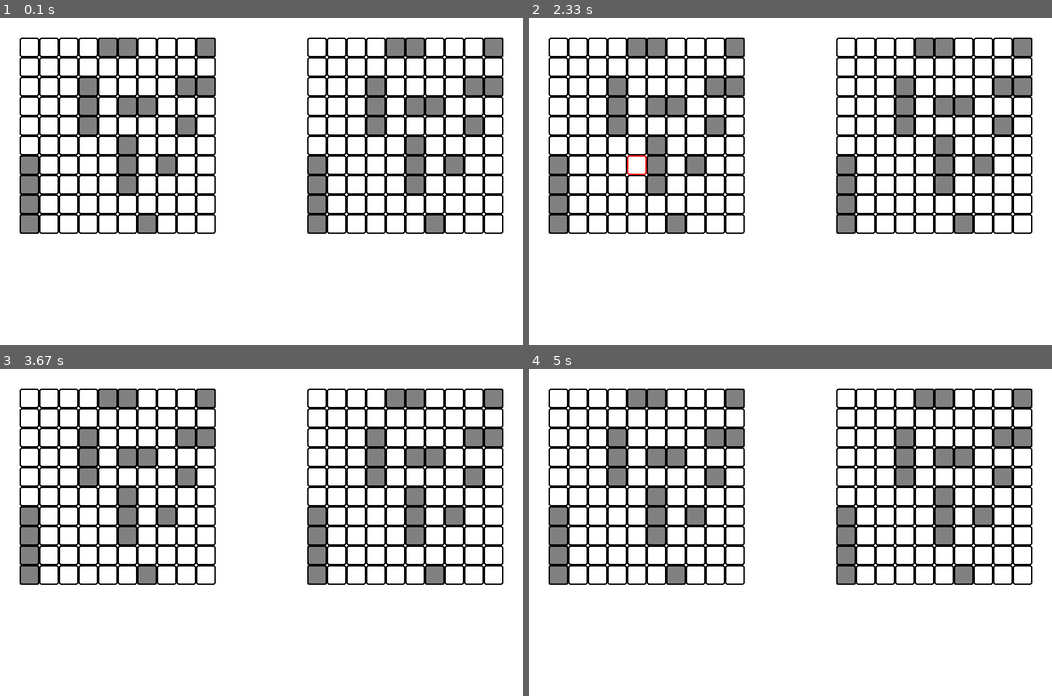
Above: before the commit, frames 1-4 (two rows, left to right).
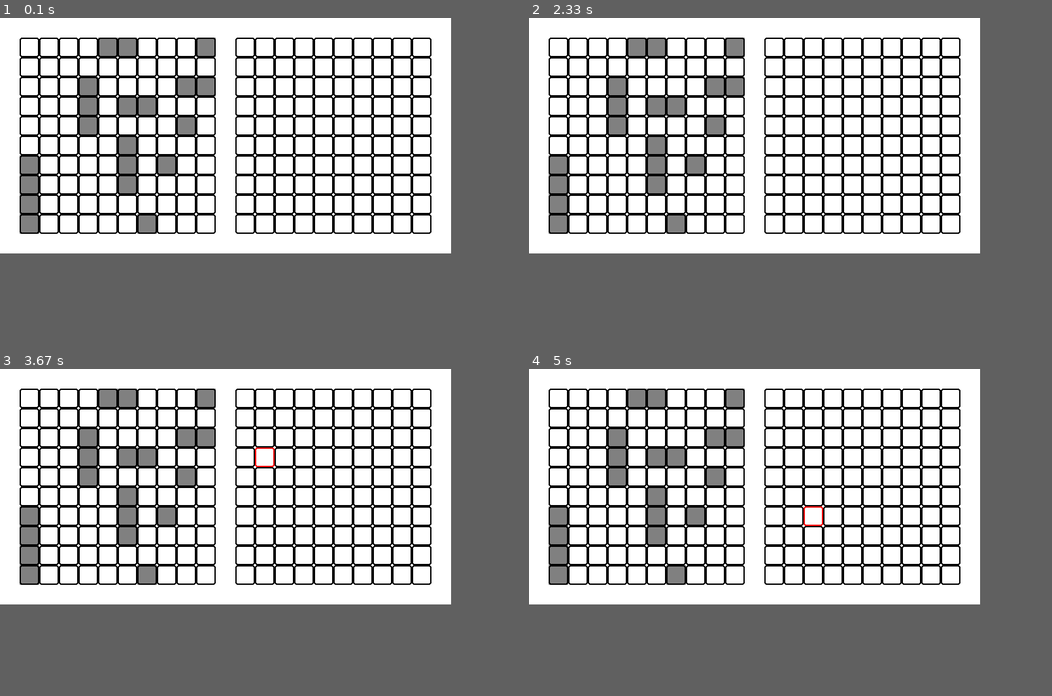
Above: after the commit, the same moments.

Repository: georgiy-nogovitsyn/battleship-game
Game: pygame game, started from pygame battleships/pygame_board.py
The game is run twice, just before and just after one commit, with the same random seed, the same clock (stepped at 60 frames per second) and the same inputs.
Inputs (mouse positions are in pixels of both pictures, inside the frame that each line leads up to):
- Up to frame 1 (0.1 s): no input
- Up to frame 2 (2.33 s): click (900, 129) at 0.38 s; press the mouse at (863, 135) at 0.7 s; move the mouse to (827, 165) at 0.8 s; release the mouse at (795, 194) at 0.93 s; press the mouse at (863, 135) at 1.03 s; move the mouse to (832, 135) at 1.13 s; release the mouse at (800, 135) at 1.27 s; press the mouse at (863, 135) at 1.37 s; move the mouse to (811, 93) at 1.47 s; release the mouse at (759, 50) at 1.6 s; press the mouse at (863, 135) at 1.7 s; move the mouse to (837, 109) at 1.8 s; release the mouse at (816, 83) at 1.93 s; press the mouse at (863, 135) at 2.03 s; move the mouse to (743, 155) at 2.13 s; release the mouse at (628, 171) at 2.27 s
- Up to frame 3 (3.67 s): press the mouse at (334, 486) at 2.37 s; move the mouse to (303, 450) at 2.47 s; release the mouse at (271, 418) at 2.6 s; press the mouse at (334, 486) at 2.7 s; move the mouse to (366, 496) at 2.8 s; release the mouse at (397, 503) at 2.93 s; press the mouse at (334, 486) at 3.03 s; move the mouse to (209, 493) at 3.13 s; release the mouse at (83, 499) at 3.27 s; press the mouse at (334, 486) at 3.37 s; move the mouse to (303, 470) at 3.47 s; release the mouse at (266, 454) at 3.6 s
- Up to frame 4 (5 s): press the mouse at (863, 486) at 3.7 s; move the mouse to (827, 480) at 3.8 s; release the mouse at (790, 473) at 3.93 s; press the mouse at (863, 486) at 4.03 s; move the mouse to (811, 525) at 4.13 s; release the mouse at (759, 561) at 4.27 s; click (916, 418) at 4.38 s; press the mouse at (863, 486) at 4.7 s; move the mouse to (832, 503) at 4.8 s; release the mouse at (806, 519) at 4.93 s
In our replay, the window is 800x500 before the commit and 690x360 after it. These sizes can differ from the game's own. Grey fills any space a smaller window leaves; there, only what the larger window draws over its background counts as a difference.

The runs differ from the first frame. In frame 1, 11% of the frame differs, in the area x 45-97%, y 6-66%; in frame 2, 11%, in the area x 18-97%, y 6-66%; in frame 3, 11%; in frame 4, 11%.

Commit message:
highlight cell
draws rectangle on highlighted cell

Diff:
--- a/pygame battleships/pygame_board.py
+++ b/pygame battleships/pygame_board.py
@@ -1,26 +1,13 @@
 from pygame_config import *
 import pygame
 import player
+import computer
 
 pygame.init()
 clock = pygame.time.Clock()
 
-
-# Set up the game window
-WIDTH = 800
-HEIGHT = 500
 screen = pygame.display.set_mode((WIDTH, HEIGHT))
 pygame.display.set_caption("Battleship Game Board")
-
-# Cell size
-CELL = 30
-
-# Offsets for correct rectangle drawing
-left_border_offset = CELL
-right_border_offset = WIDTH - CELL * 11
-top_offset = CELL
-player = player.Player()
-player.ship_placement()
 
 
 # ships2 = [{(1,1):1, (1,2):1}, {(1,3):1}, {(8,8):1}]
@@ -32,7 +19,14 @@
         self.field = [{(y, x): 1 for x in range(10)} for y in range(10)]
         self.battlefield = [{(y, x): 1 for x in range(10)} for y in range(10)]
 
-    def draw_pygame_board(self, ships, offset_x, offset_y):
+    def check_ship(self, ships, cell):
+        for ship in ships:
+            if cell in ship.coordinates:
+                return True
+            else:
+                return False
+
+    def draw_pygame_board(self, ships, offset_x, offset_y, is_hidden=False):
         for line in self.field:
             for cell in line:
                 x, y = cell
@@ -40,6 +34,9 @@
                 for ship in ships:
                     if cell in ship.coordinates:
                         status = ship.coordinates[cell]
+                        if status and is_hidden:
+                            cell_color = self.cell_status(status, False)
+                            break
                         cell_color = self.cell_status(status, True)
                         break
                     else:
@@ -65,11 +62,11 @@
     def get_highlighted_cell_coordinate(self, mousepos):
         """Return coordinate of highlighted cell and board"""
         x, y = mousepos[0], mousepos[1]
-        if left_border_offset < x < left_border_offset + CELL * 10:
-            if top_offset < y < top_offset + CELL * 10:
-                pos_x, pos_y = int((x - left_border_offset) / CELL), int((y - top_offset) / CELL)
-                return [pos_x, pos_y], 0
-        elif right_border_offset < x < right_border_offset + CELL * 10:
+        # if left_border_offset < x < left_border_offset + CELL * 10:
+        #     if top_offset < y < top_offset + CELL * 10:
+        #         pos_x, pos_y = int((x - left_border_offset) / CELL), int((y - top_offset) / CELL)
+        #         return [pos_x, pos_y], 0
+        if right_border_offset < x < right_border_offset + CELL * 10:
             if top_offset < y < top_offset + CELL * 10:
                 pos_x, pos_y = int((x - right_border_offset) / CELL), int((y - top_offset) / CELL)
                 return [pos_x, pos_y], 1
@@ -93,6 +90,12 @@
 
 
 if __name__ == '__main__':
+    player = player.Player()
+    player.ship_placement()
+
+    comp = computer.Comp()
+    comp.ship_placement()
+
     pygame_board = Board()
     mouse_last_pos = []
 
@@ -101,7 +104,7 @@
         screen.fill((255, 255, 255))
 
         pygame_board.draw_pygame_board(player.ships, left_border_offset, top_offset)
-        pygame_board.draw_pygame_board(player.ships, right_border_offset, top_offset)
+        pygame_board.draw_pygame_board(comp.ships, right_border_offset, top_offset, True)
 
         for event in pygame.event.get():
             if event.type == pygame.QUIT:
@@ -110,8 +113,8 @@
                 mousepos = pygame.mouse.get_pos()
                 highlight_coord = pygame_board.get_highlighted_cell_coordinate(mousepos)
                 mouse_last_pos = highlight_coord
-                if event.type == pygame.MOUSEBUTTONDOWN:
-                    pass
+            if event.type == pygame.MOUSEBUTTONDOWN and mouse_last_pos:
+                print('mouse pressed')
 
         if mouse_last_pos:  # Highlight board cell
             pygame_board.highlight_cell(mouse_last_pos)
--- a/pygame battleships/pygame_utils.py
+++ b/pygame battleships/pygame_utils.py
@@ -51,6 +51,14 @@
             return pos_x, pos_y
 
 
+def highlight_cell(surface, coord, border_offset=right_border_offset, top_offset=top_offset):
+    """draws a rectangle on given coordinates"""
+    x, y = coord
+    pygame.draw.rect(surface, HIGHLIGHT_COLOR,
+                     [(CELL * x) + border_offset, (CELL * y) + top_offset, CELL, CELL],
+                     width=2, border_radius=3)
+
+
 if __name__ == '__main__':
     pygame.init()
     clock = pygame.time.Clock()
@@ -60,10 +68,13 @@
 
     arial_font = pygame.font.SysFont('arial', CELL)
     number_font = arial_font.render('1', False, BLACK, GREY)
-
+    mouse_last_pos = []
     running = True
     while running:
         screen.fill(WHITE)
+
+        draw_basic_board(screen)
+        draw_board_numbers(screen, arial_font)
 
         for event in pygame.event.get():
             if event.type == pygame.QUIT:
@@ -72,8 +83,10 @@
                 mousepos = pygame.mouse.get_pos()
                 print(get_highlighted_cell_coordinate(mousepos))
 
-        draw_basic_board(screen)
-        draw_board_numbers(screen, arial_font)
+                mouse_last_pos = get_highlighted_cell_coordinate(mousepos)
+
+        if mouse_last_pos:
+            highlight_cell(screen, mouse_last_pos)
         pygame.display.flip()
         clock.tick(30)
 
